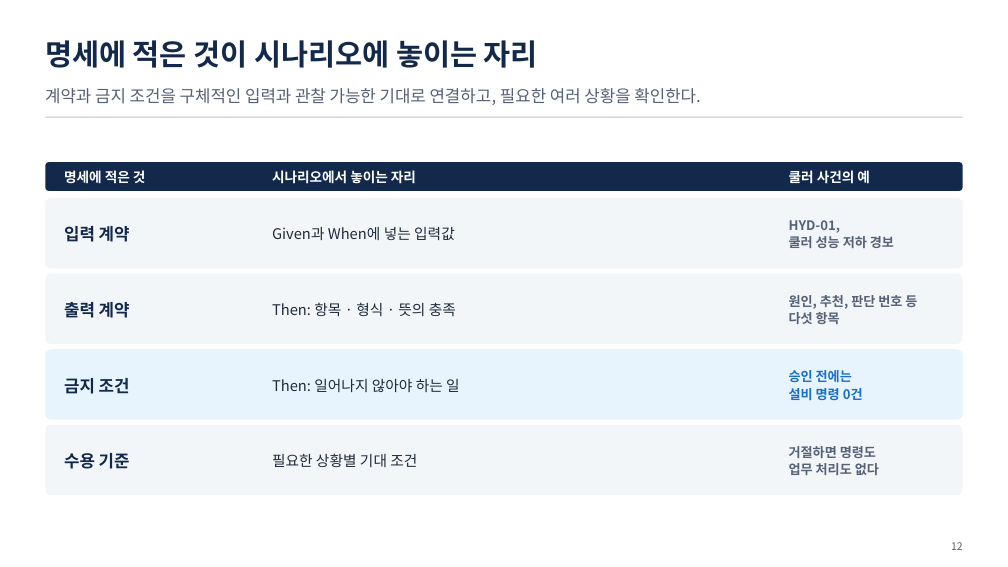
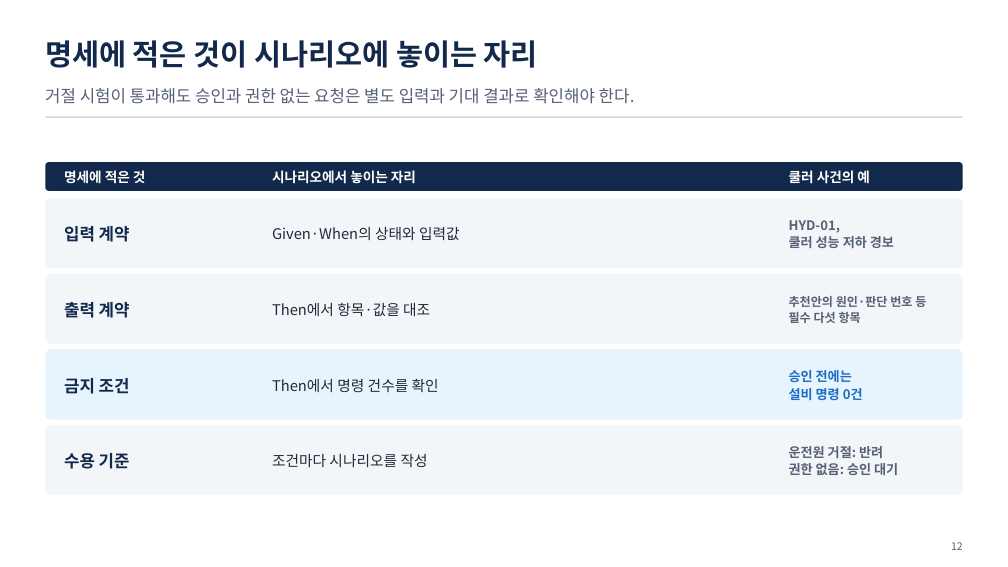
Before and after one commit to uengine-oss/hyd-iot-edu, a slide deck: slide 12 of workspace/강의제작/산출물/통합반/이론/08회차/통합반_08일차.pptx. Drawn at 1008x567 pixels with LibreOffice and Linux fonts; fonts in the diff are those of the drawing. Boxes give left, top, right and bottom in pixels: in the first picture for what was removed or moved away, otherwise in the second. Text is boxed around its words. In the diff, an @@ line names an element or a change of style, - is before the commit and + after.

Commit message:
통합반 8회차 1~12장의 거절 시나리오와 계약 검증을 개편하고 렌더·낭독·강조·쉼을 확정한다

```diff
--- a/workspace/강의제작/산출물/통합반/이론/08회차/통합반_08일차.pptx
+++ b/workspace/강의제작/산출물/통합반/이론/08회차/통합반_08일차.pptx
@@ text at box(45, 88, 635, 104): text changed @@
-계약과 금지 조건을 구체적인 입력과 관찰 가능한 기대로 연결하고, 필요한 여러 상황을 확인한다.
+거절 시험이 통과해도 승인과 권한 없는 요청은 별도 입력과 기대 결과로 확인해야 한다.
@@ text at box(272, 227, 460, 240): text changed @@
-Given과 When에 넣는 입력값
+Given·When의 상태와 입력값
@@ text at box(789, 296, 926, 323): text changed; size 12.5 to 11.5 pt @@
-원인, 추천, 판단 번호 등
-다섯 항목
+추천안의 원인·판단 번호 등
+필수 다섯 항목
@@ text at box(272, 303, 430, 316): text changed @@
-Then: 항목 · 형식 · 뜻의 충족
+Then에서 항목·값을 대조
@@ text at box(272, 378, 439, 392): text changed @@
-Then: 일어나지 않아야 하는 일
+Then에서 명령 건수를 확인
@@ text at box(789, 446, 898, 475): text changed @@
-거절하면 명령도
-업무 처리도 없다
+운전원 거절: 반려
+권한 없음: 승인 대기
@@ text at box(272, 454, 428, 467): text changed @@
-필요한 상황별 기대 조건
+조건마다 시나리오를 작성
```
Also in this commit, not shown: 11 other slides changed, 25 other files.
